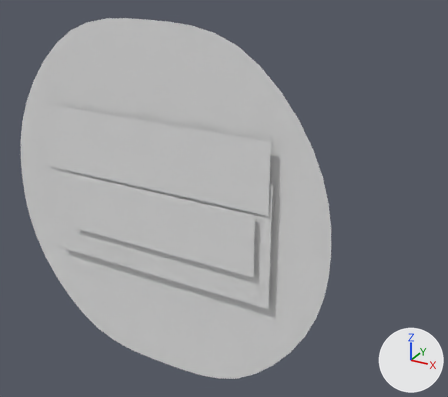
A saved change to the Blender file Assets/Models/slime_character.blend.
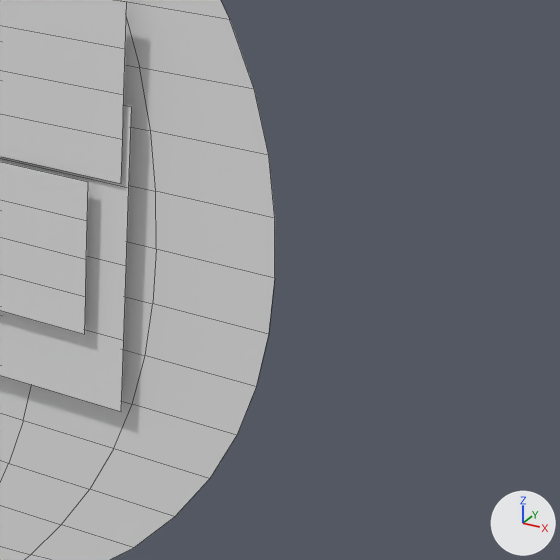
There are two pictures of each version: one whole from a 50 mm lens placed at (7.75, -10.68, 6.21), pointed at (1.62, 0.47, 0.63), one close up on the part from 49% to 100% of the width and 36% to 93% of the height. Arrows for +X, +Y and +Z are at lower right; the lights stay in place. The close-ups show mesh edges as thin lines.

In view in the first close-up: 'slime_body'.
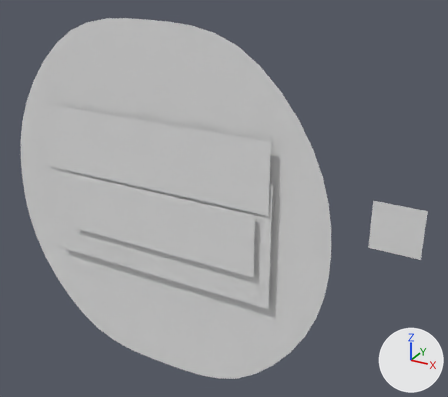
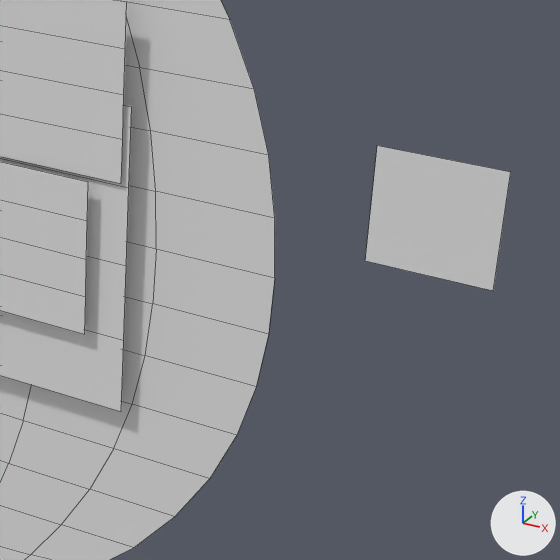
Changed parts and their boxes [x1, y1, x2, y2] in the close-ups (560 x 560 px):
'eyes_1_w_bkg', added
    after: [365, 146, 511, 291]

What changed in the scene script:
```text
Add mat_eyes_1_w_bkg:
    mat_eyes_1_w_bkg = diffuse_material('eyes_1_w_bkg')
    mat_eyes_1_w_bkg.base_color = (0.8, 0.8, 0.8)  # white #e7e7e7
Add me_eyes_1_w_bkg:
    me_eyes_1_w_bkg.from_pydata([(-0.5, 0.0, -0.5), (0.5, 0.0, -0.5), (-0.5, 0.0, 0.5), (0.5, 0.0, 0.5), (-0.325, 0.0, 0.426), (-0.005, 0.0, 0.425), (0.327, 0.0, 0.421), (-0.337, 0.0, 0.286), (0.003, 0.0, 0.278), (0.331, 0.0, 0.277), (-0.333, 0.0, 0.136), (-0.332, 0.0, -0.005), (-0.005, 0.0, -0.005), (0.344, 0.0, -0.019), (0.331, 0.0, 0.137)], [], [(0, 1, 3, 2)])
    me_eyes_1_w_bkg.materials.append(mat_eyes_1_w_bkg)  # its picture is missing
Add ob_eyes_1_w_bkg:
    ob_eyes_1_w_bkg = bpy.data.objects.new('eyes_1_w_bkg', me_eyes_1_w_bkg)
    ob_eyes_1_w_bkg.location = (5.568, 0.0, 0.997)
```
